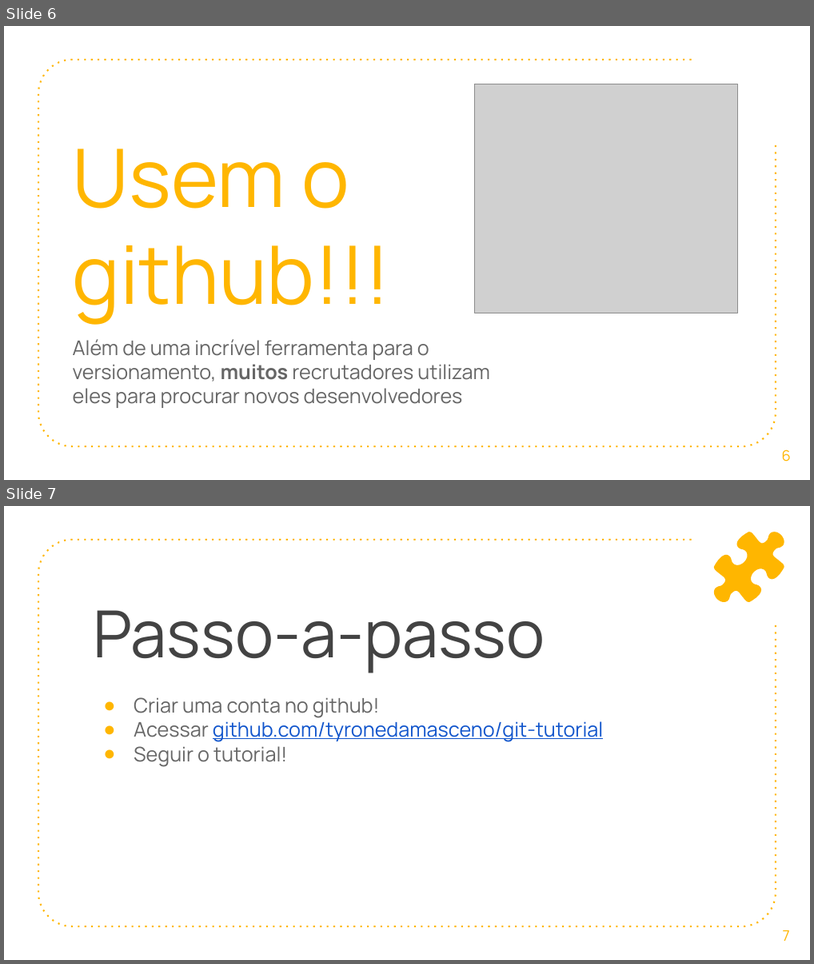
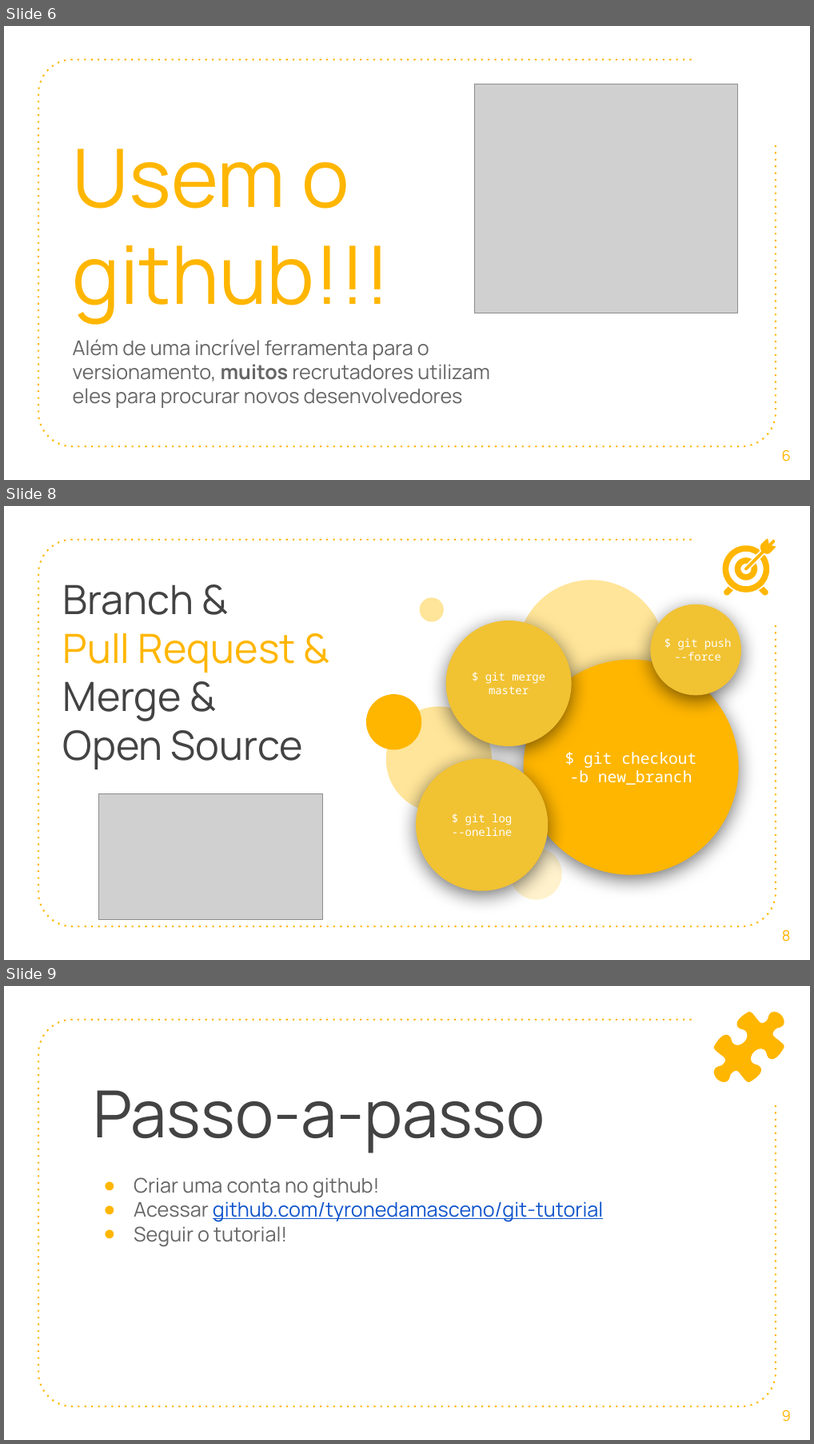
Before and after one commit to tyronedamasceno/git-tutorial, a slide deck: slides/slides.pptx. Shown one above the other, each under a label of ours: slides 6 and 7 before the commit, slides 6, 8 and 9 after it; the slides between them are not shown. The pictures are 814x964 and 814x1444 pixels, drawn with LibreOffice and Linux fonts; fonts in the diff are those of the drawing; grey boxes stand for pictures. Boxes give left, top, right and bottom in pixels: in the first picture for what was removed or moved away, otherwise in the second. Text is boxed around its words. In the diff, an @@ line names an element or a change of style, - is before the commit and + after.

```diff
--- a/slides/slides.pptx
+++ b/slides/slides.pptx
@@ slide 8 added at [4, 506, 810, 960], background #FFFFFF; not listed: 1 template element that a slide beside it also shows @@
@@ group added at [723, 538, 777, 596]: 5 freeform shapes @@
@@ title added at [63, 584, 303, 769], 36 pt, text #434343 @@
+Branch &
+Pull Request & Merge &
+Open Source
@@ group added at [358, 560, 687, 907]: 5 ellipses @@
@@ ellipse added at [446, 620, 572, 746], fill #F1C232 @@
@@ ellipse added at [650, 604, 742, 696], fill #F1C232 @@
@@ text added at [674, 638, 732, 660], 10 pt, text #FFFFFF @@
+$ git push --force
@@ text added at [486, 672, 546, 694], 10 pt, text #FFFFFF @@
+$ git merge master
@@ ellipse added at [524, 660, 739, 875], fill #FFB600 @@
@@ ellipse added at [416, 759, 548, 891], fill #F1C232 @@
@@ text added at [570, 752, 697, 784], 14 pt, text #FFFFFF @@
+$ git checkout -b new_branch
@@ picture added at [99, 794, 323, 920] @@
@@ text added at [452, 813, 512, 836], 10 pt, text #FFFFFF @@
+$ git log --oneline
@@ page number added at [782, 929, 791, 941], 13 pt, text #FFB600 @@
+8
@@ what was slide 7 is now slide 9 @@
@@ page number at [782, 1409, 791, 1421]: text changed @@
-7
+9
```
Also in this commit, not shown: 1 other slide added, 1 other file.
